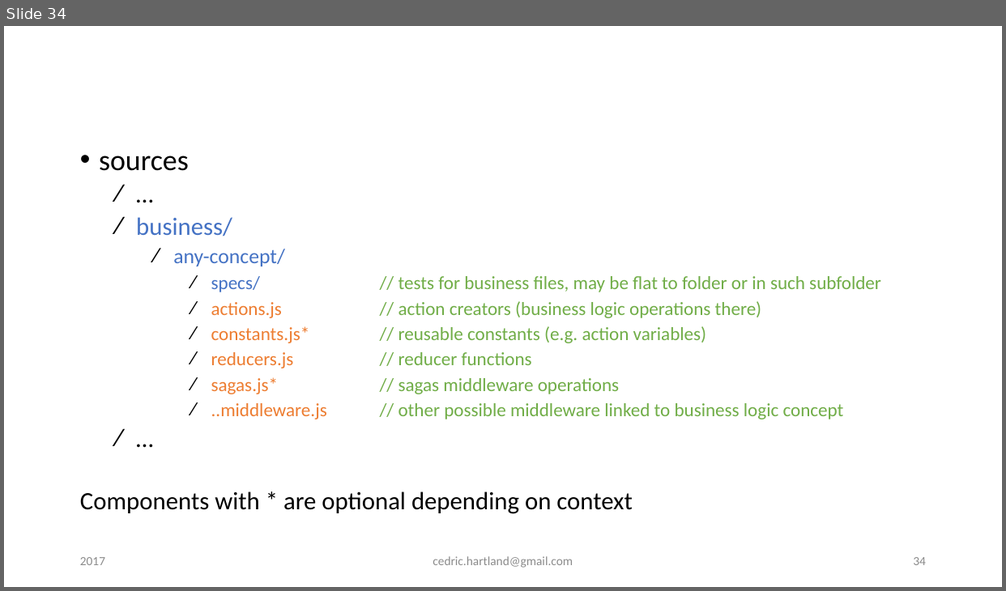
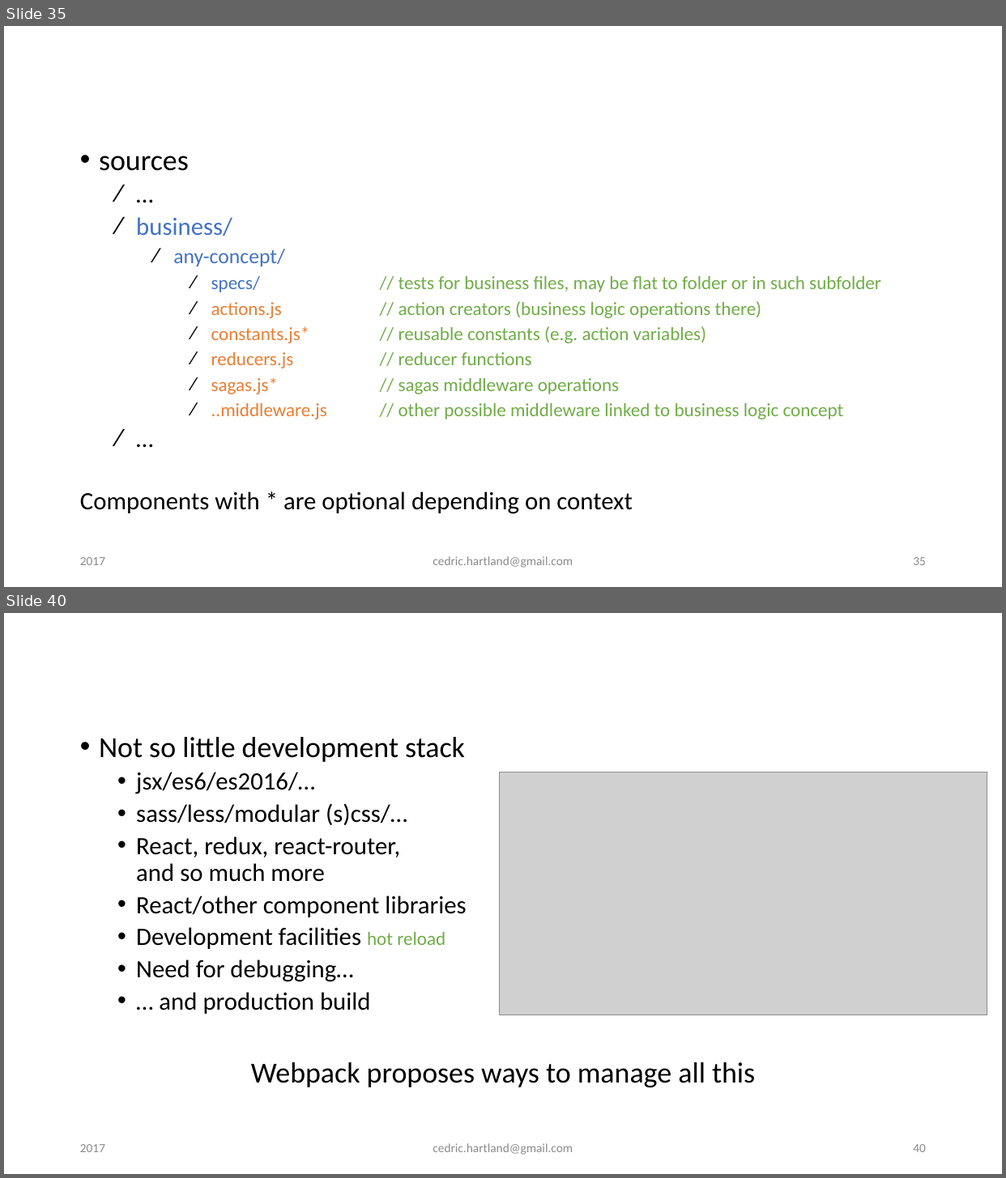
Before and after one commit to gigacool/react-redux-presentation, a slide deck: docs/React & Redux.pptx. Shown one above the other, each under a label of ours: slide 34 before the commit, slides 35 and 40 after it; the slides between them are not shown. The pictures are 1006x591 and 1006x1178 pixels, drawn with LibreOffice and Linux fonts; fonts in the diff are those of the drawing; grey boxes stand for pictures; background and template pictures are left out. Boxes give left, top, right and bottom in pixels: in the first picture for what was removed or moved away, otherwise in the second. Text is boxed around its words. In the diff, an @@ line names an element or a change of style, - is before the commit and + after.

```diff
--- a/docs/React & Redux.pptx
+++ b/docs/React & Redux.pptx
@@ slide 40 added at [4, 613, 1002, 1174], background #FFFFFF @@
@@ title added at [73, 643, 934, 713], 36 pt, text #FFFFFF @@
+Packaging
@@ text added at [99, 737, 755, 1088], 24 pt, text #000000 @@
+• Not so little development stack
+  • jsx/es6/es2016/…
+  • sass/less/modular (s)css/…
+  • React, redux, react-router,
+    and so much more
+  • React/other component libraries
+  • Development facilities hot reload
+  • Need for debugging…
+  • … and production build
+Webpack proposes ways to manage all this
@@ picture added at [500, 772, 987, 1016] @@
@@ text added at [80, 1144, 105, 1152], 12 pt, text #8C8C8C @@
+2017
@@ text added at [432, 1144, 573, 1155], 12 pt, text #8C8C8C @@
+cedric.hartland@gmail.com
@@ page number added at [913, 1144, 926, 1152], 12 pt, text #8C8C8C @@
+40
@@ what was slide 34 is now slide 35 @@
@@ page number at [913, 557, 926, 565]: text changed @@
-34
+35
```
Also in this commit, not shown: 6 slides changed, 11 other slides added, 5 other files.
